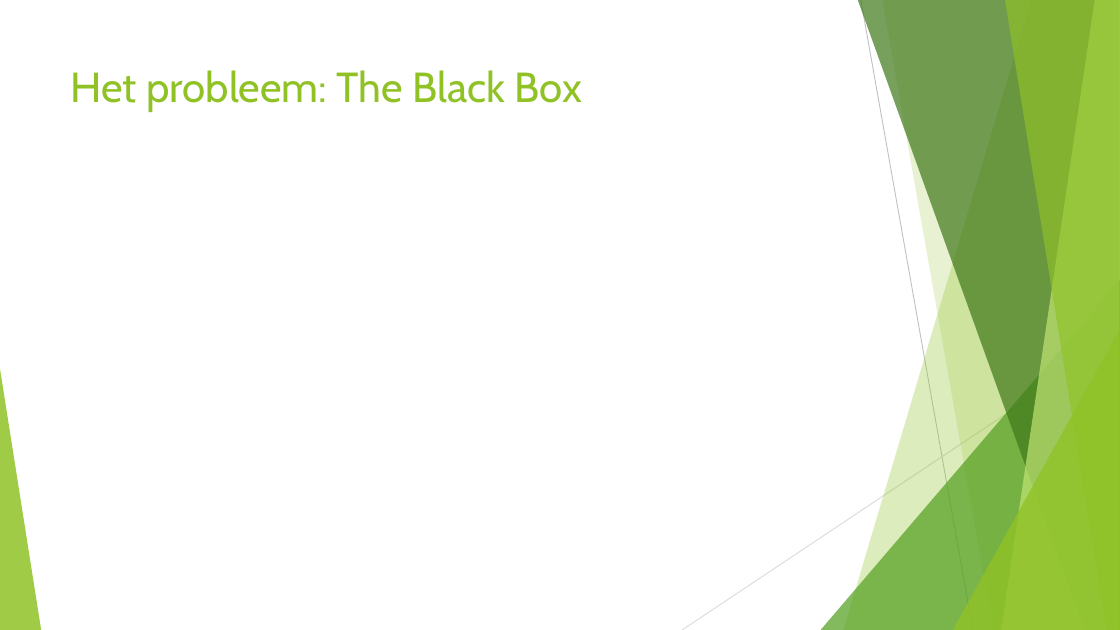
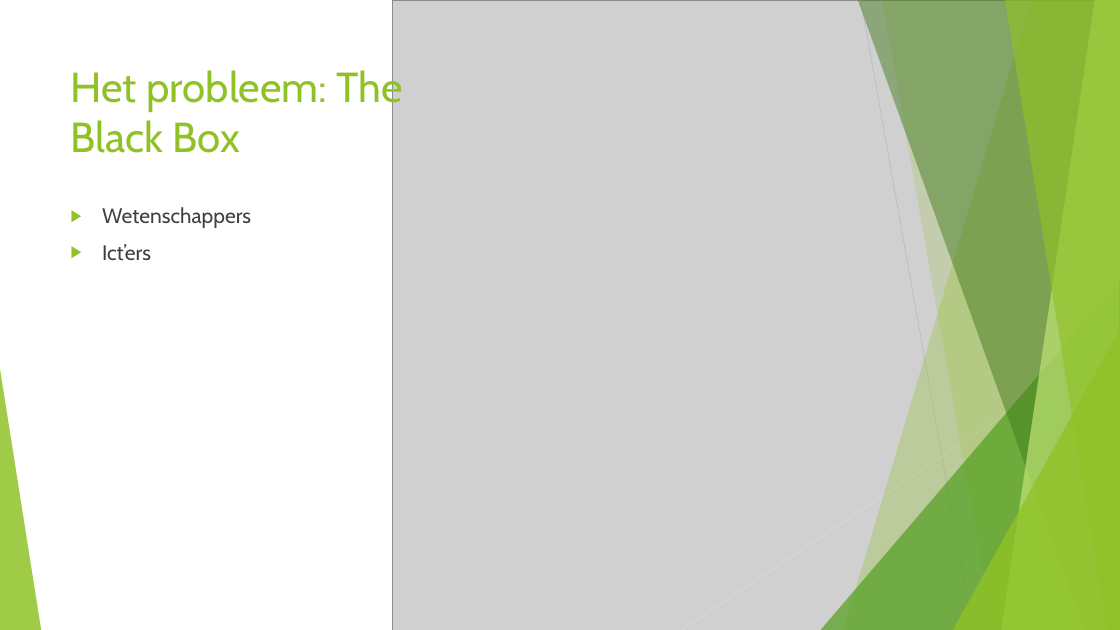
Before and after one commit to kodarakK/hogent-bachproef-caradocroetynck2526, a slide deck: slide 2 of Bachelorproef verdediging.pptx. Drawn at 1120x630 pixels with LibreOffice and Linux fonts; fonts in the diff are those of the drawing; grey boxes stand for pictures. Boxes give left, top, right and bottom in pixels: in the first picture for what was removed or moved away, otherwise in the second. Text is boxed around its words. In the diff, an @@ line names an element or a change of style, - is before the commit and + after.

```diff
--- a/Bachelorproef verdediging.pptx
+++ b/Bachelorproef verdediging.pptx
@@ picture added at (x1=392, y1=0, x2=1120, y2=630) @@
@@ freeform shape added at (x1=844, y1=0, x2=1120, y2=630), fill #90C226 at 30% opacity @@
@@ freeform shape added at (x1=858, y1=0, x2=1120, y2=630), fill #3F7819 at 47% opacity @@
@@ line removed from (861, 0) to (973, 630) @@
@@ line added from (861, 0) to (973, 630), #BFBFBF 0.75 pt @@
@@ freeform shape added at (x1=882, y1=0, x2=1120, y2=630), fill #90C226 at 20% opacity @@
@@ freeform shape added at (x1=1002, y1=0, x2=1120, y2=630), fill #C0E474 at 70% opacity @@
@@ freeform shape added at (x1=1005, y1=0, x2=1120, y2=630), fill #90C226 at 65% opacity @@
@@ title "Het probleem: The Black Box" rewrapped from (x1=71, y1=70, x2=582, y2=112) to (x1=71, y1=67, x2=403, y2=153) @@
@@ text added at (x1=102, y1=207, x2=251, y2=260), 18 pt, text #404040 @@
+▶ Wetenschappers
+▶ Ict’ers
@@ triangle added at (x1=821, y1=280, x2=1120, y2=630), fill #54A021 at 72% opacity @@
@@ line removed from (1120, 339) to (682, 630) @@
@@ line added from (1120, 339) to (682, 630), #D9D9D9 0.75 pt @@
@@ triangle added at (x1=953, y1=330, x2=1120, y2=630), fill #90C226 at 80% opacity @@
```
Also in this commit, not shown: 2 other slides changed, 3 slides added, 1 slide removed.
